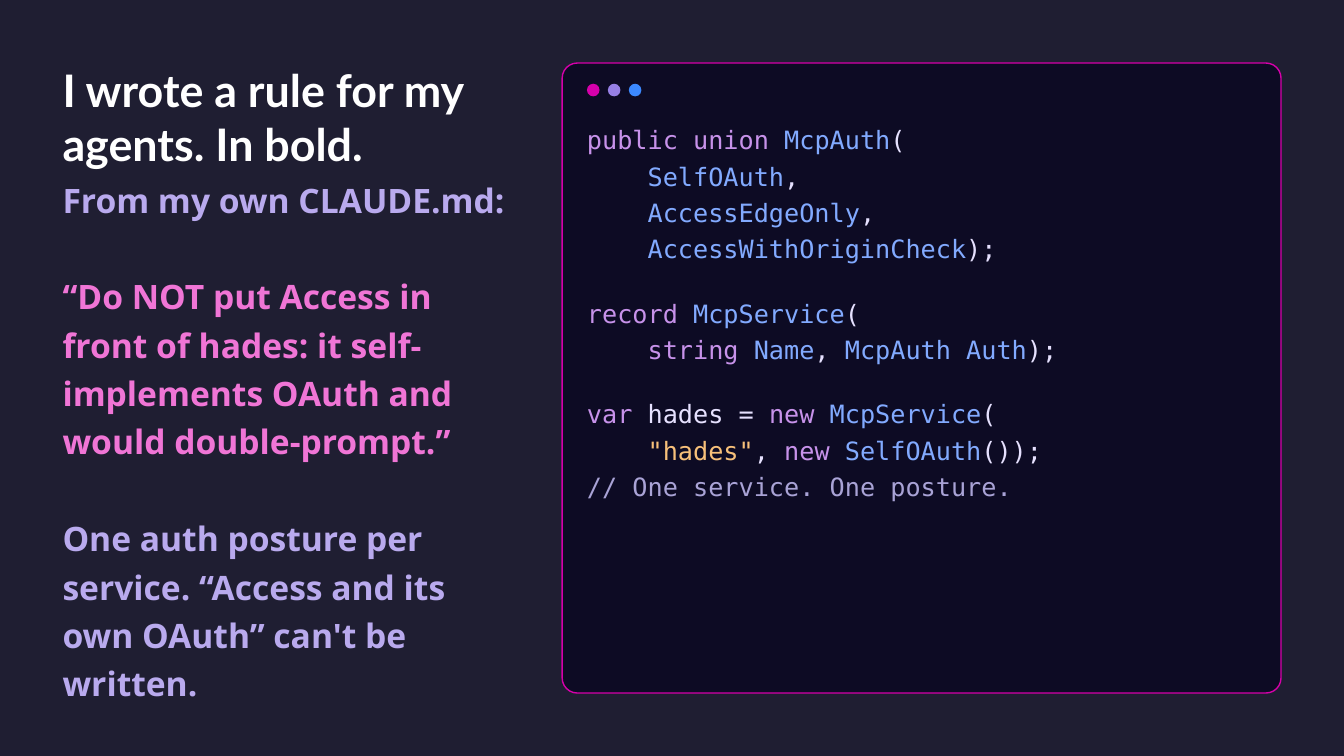
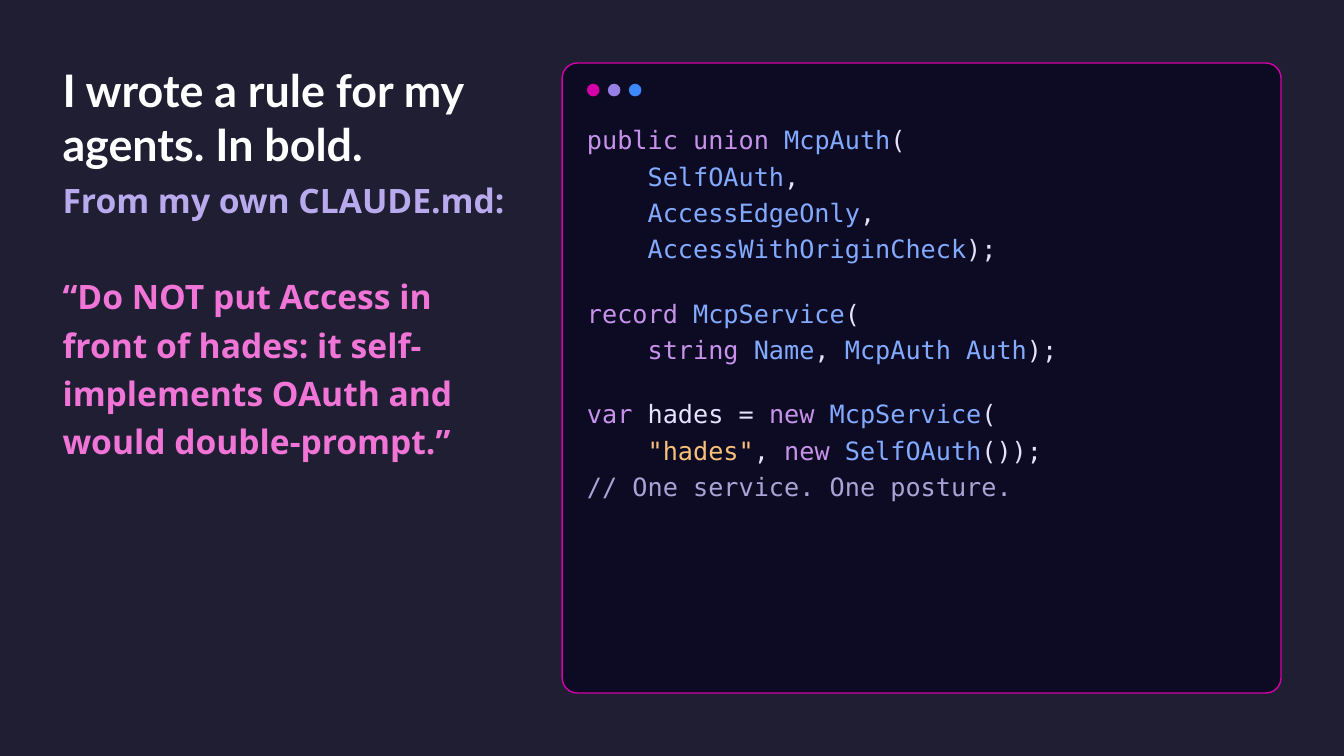
Before and after one commit to CamSoper/infrastructure-as-actual-code, a slide deck: slide 10 of slides/infrastructure-as-actual-code.pptx. Drawn at 1344x756 pixels with LibreOffice and Linux fonts; fonts in the diff are those of the drawing. Boxes give left, top, right and bottom in pixels: in the first picture for what was removed or moved away, otherwise in the second. Text is boxed around its words. In the diff, an @@ line names an element or a change of style, - is before the commit and + after.

```diff
--- a/slides/infrastructure-as-actual-code.pptx
+++ b/slides/infrastructure-as-actual-code.pptx
@@ text at (63, 525, 446, 697): paragraph removed @@
-One auth posture per service. “Access and its own OAuth” can't be written.
```
Also in this commit, not shown: 4 other slides changed, 1 other file.
